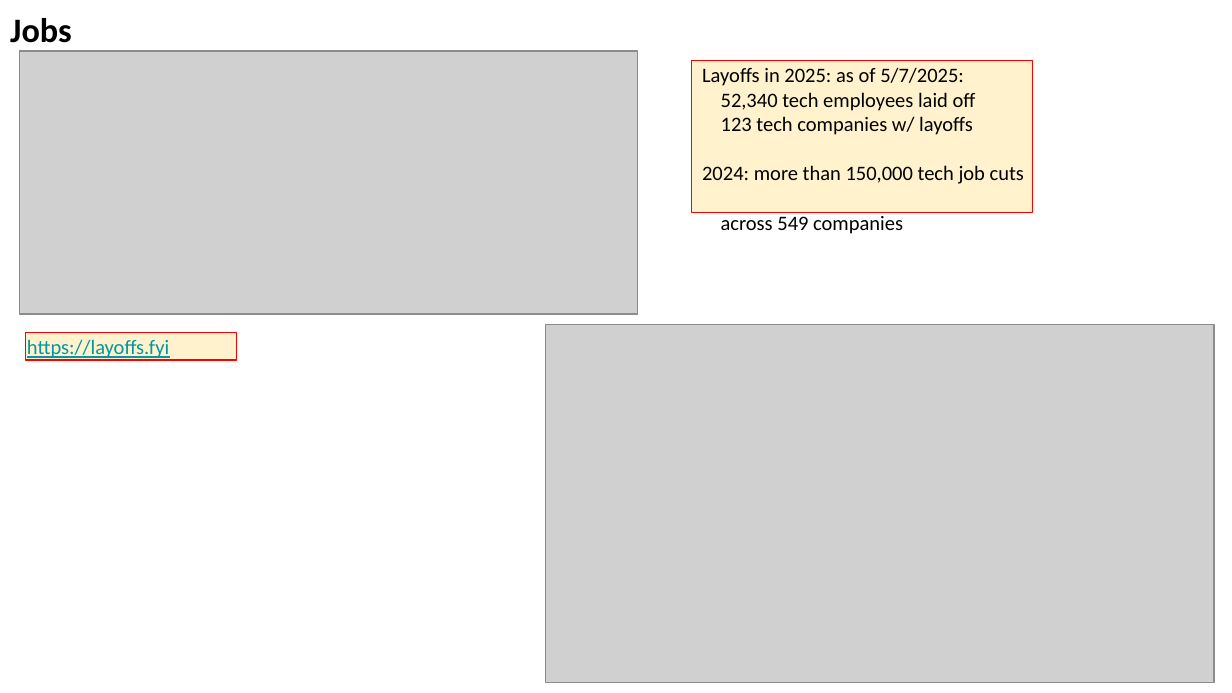
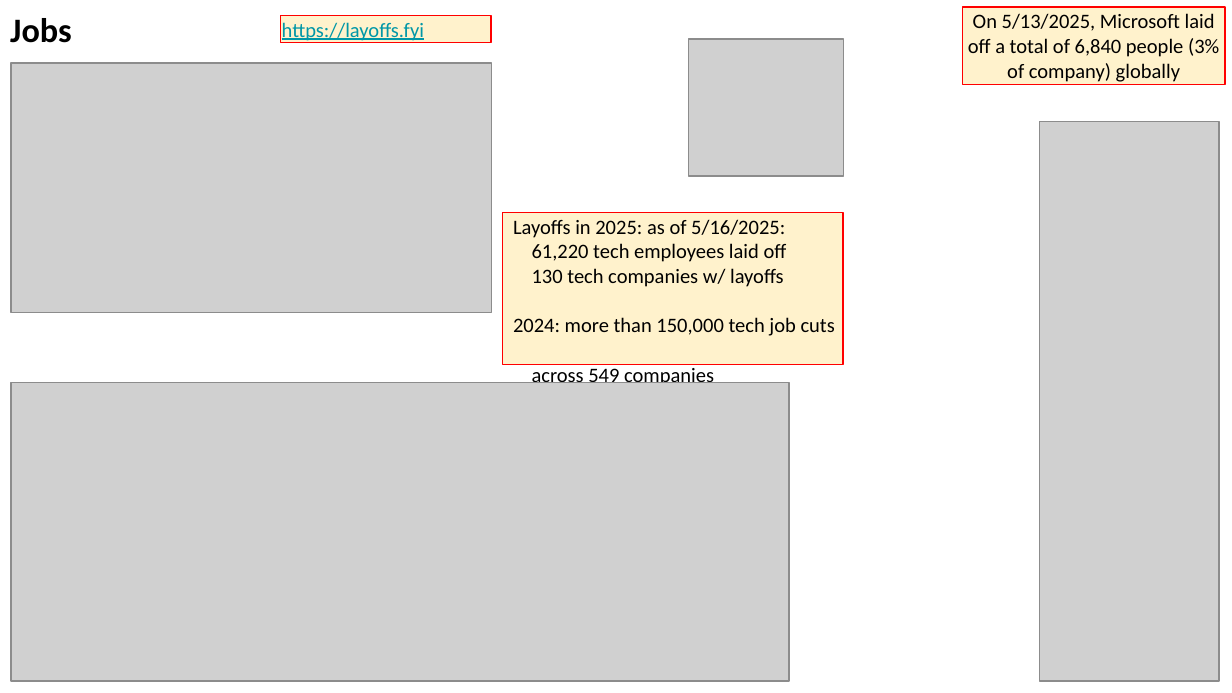
Before and after one commit to lselector/seminar, a slide deck: slide 17 of 2025/2025-05-16-AI-Updates.pptx. Drawn at 1232x693 pixels with LibreOffice and Linux fonts; fonts in the diff are those of the drawing; grey boxes stand for pictures. Boxes give left, top, right and bottom in pixels: in the first picture for what was removed or moved away, otherwise in the second. Text is boxed around its words. In the diff, an @@ line names an element or a change of style, - is before the commit and + after.

```diff
--- a/2025/2025-05-16-AI-Updates.pptx
+++ b/2025/2025-05-16-AI-Updates.pptx
@@ rectangle "https://layoffs.fyi": place and size @@
-rectangle "https://layoffs.fyi" at bbox=[26, 333, 237, 360]
+rectangle "https://layoffs.fyi" at bbox=[281, 16, 492, 43]
@@ rectangle added at bbox=[962, 7, 1225, 85], fill #FFF2CC, outline #FF0000 0.75 pt, 12 pt, text #000000 @@
+On 5/13/2025, Microsoft laid off a total of 6,840 people (3% of company) globally
@@ picture added at bbox=[689, 39, 843, 176] @@
@@ picture: place and size @@
-picture at bbox=[20, 51, 638, 314]
+picture at bbox=[11, 63, 492, 312]
@@ picture added at bbox=[1040, 122, 1220, 681] @@
@@ rectangle "Layoffs in 2025: as of ...": place and size @@
-rectangle "Layoffs in 2025: as of ..." at bbox=[691, 60, 1031, 212]
+rectangle "Layoffs in 2025: as of ..." at bbox=[503, 213, 843, 365]
@@ text in rectangle at bbox=[513, 219, 787, 287]: text changed @@
-Layoffs in 2025: as of 5/7/2025:
-52,340 tech employees laid off
-123 tech companies w/ layoffs
+Layoffs in 2025: as of 5/16/2025:
+61,220 tech employees laid off
+130 tech companies w/ layoffs
@@ picture removed at bbox=[546, 325, 1215, 683] @@
@@ picture added at bbox=[11, 382, 790, 680] @@
```
Also in this commit, not shown: 5 other slides changed, 1 slide added, 1 slide removed.
